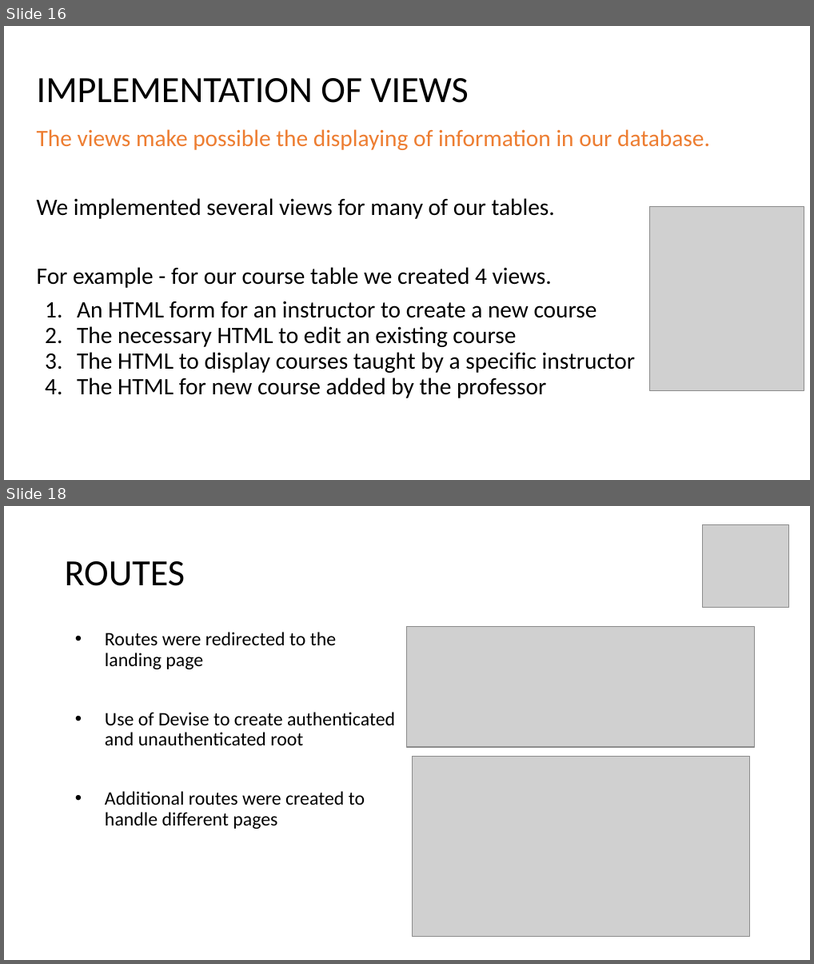
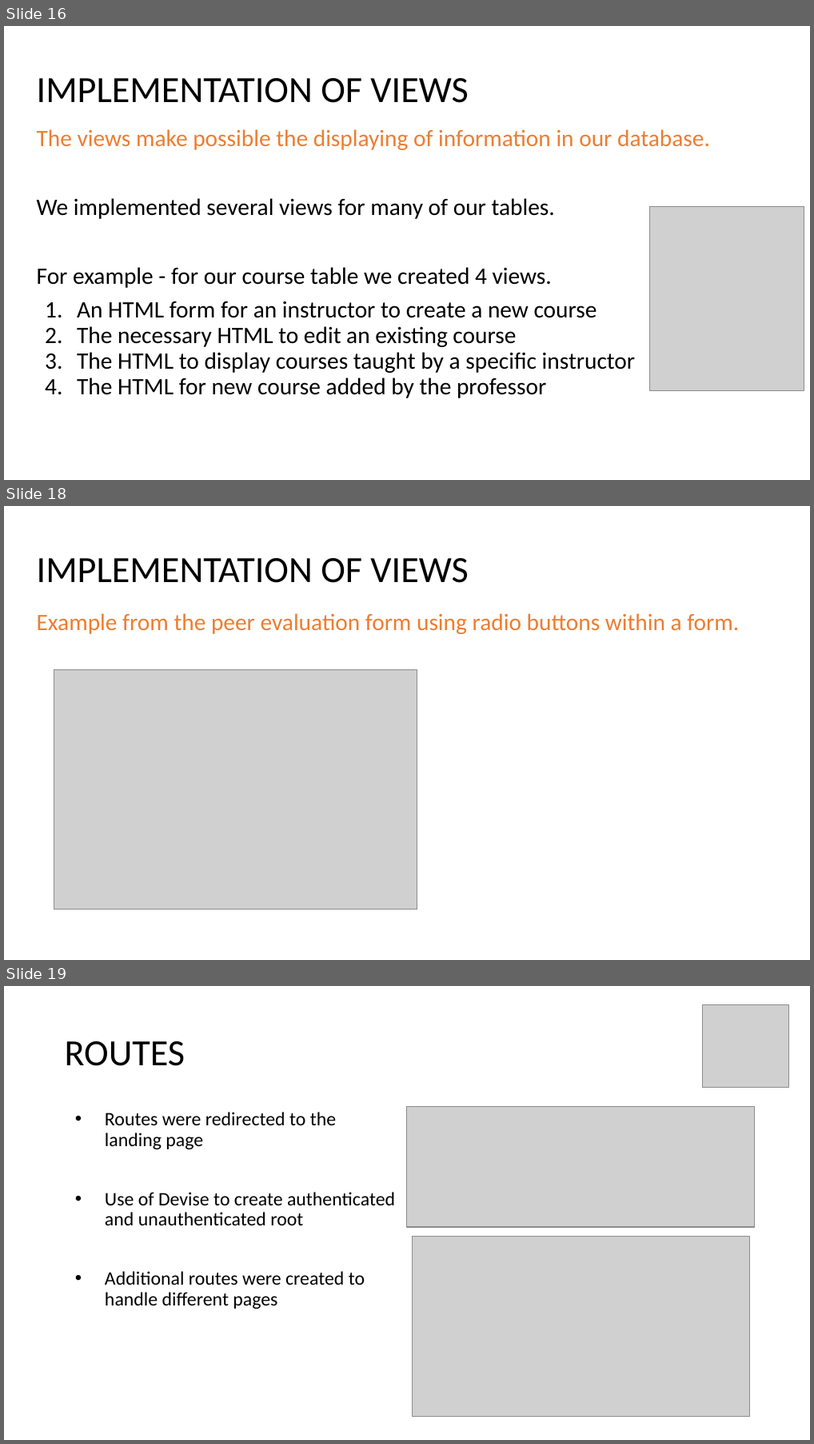
Before and after one commit to michaels107/Collaborate, a slide deck: Final Project Presentation.pptx. Shown one above the other, each under a label of ours: slides 16 and 18 before the commit, slides 16, 18 and 19 after it; the slides between them are not shown. The pictures are 814x964 and 814x1444 pixels, drawn with LibreOffice and Linux fonts; fonts in the diff are those of the drawing; grey boxes stand for pictures. Boxes give left, top, right and bottom in pixels: in the first picture for what was removed or moved away, otherwise in the second. Text is boxed around its words. In the diff, an @@ line names an element or a change of style, - is before the commit and + after.

```diff
--- a/Final Project Presentation.pptx
+++ b/Final Project Presentation.pptx
@@ slide 18 added at (4, 506, 810, 960), background #FFFFFF @@
@@ title added at (37, 558, 468, 583), 33 pt, text #000000 @@
+IMPLEMENTATION OF VIEWS
@@ text added at (37, 613, 739, 634), 21 pt, text #ED7D31 @@
+Example from the peer evaluation form using radio buttons within a form.
@@ picture added at (54, 670, 417, 909) @@
@@ what was slide 18 is now slide 19 @@
```
Also in this commit, not shown: 4 slides changed, 1 other slide added, 1 slide removed, 8 other files.
